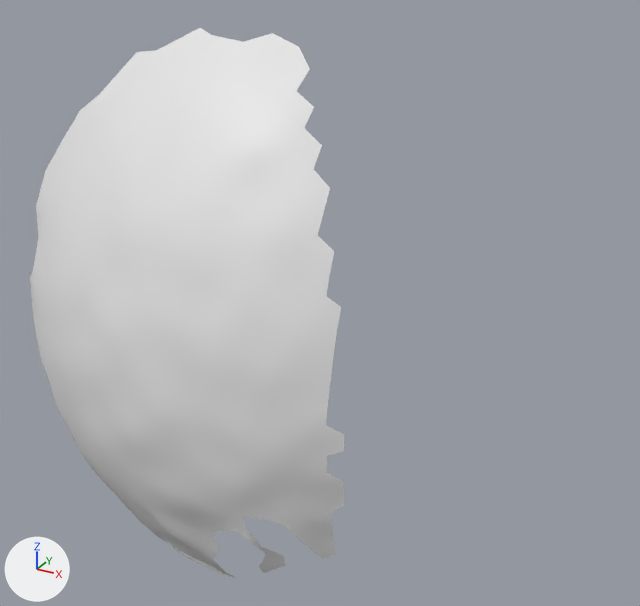
The OBJ model res/final/onecam_fullvolume/05/cleanedup/FullVolium.000170.obj: old version first, new version second.
The view is the same before and after, from a 50 mm lens placed at (-130.6, 18.6, -75.0), pointed at (-211.5, 165.7, -148.6). Lighting does not change. The marker at lower left points along +X, +Y and +Z. Where no turn or scale is listed for an object, it has been applied to the vertices.

The older version as bpy lines, for what is in view:
```python
me_fullvolium_000170 = bpy.data.meshes.new('FullVolium.000170')
me_fullvolium_000170.from_pydata(...)  # 840 vertices, 1564 faces; spans x -286.9..-190.1, y 127.6..167.7, z -219.1..-95.1
ob_fullvolium_000170 = bpy.data.objects.new('FullVolium.000170', me_fullvolium_000170)
ob_fullvolium_000170.location = (0.0, 0.0, 0.0)
```
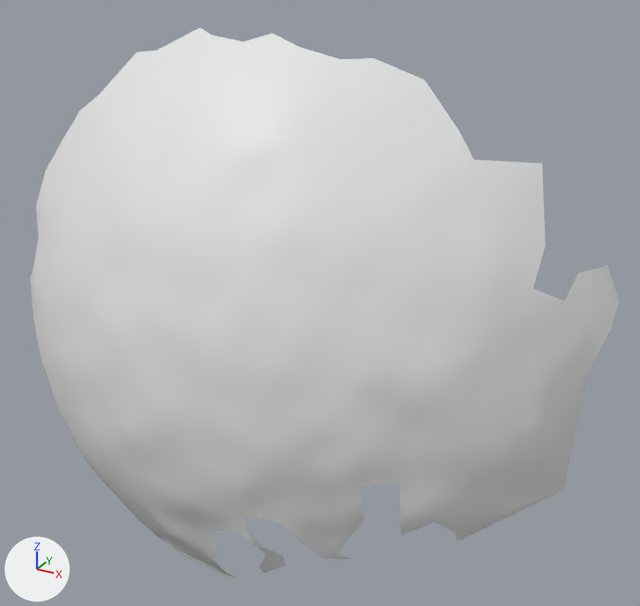
Changed parts and their boxes (x1, y1, x2, y2) in the pictures (640 x 606 px):
```json
{"object": "FullVolium.000170", "change": "reshaped", "before": [29, 28, 344, 578], "after": [29, 28, 619, 578], "on screen": "87% wider"}
{"part": 1, "of": "me_fullvolium_000170", "change": "added", "after": [297, 47, 619, 559]}
```

Scene script edits in JSON lines:
```json
{"block": "me_fullvolium_000170", "where": "# used by ob_fullvolium_000170; location = (0.0, 0.0, 0.0)"}
{"op": "remove", "block": "me_fullvolium_000170", "code": "me_fullvolium_000170.from_pydata(...)  # 840 vertices, 1564 faces; spans x -286.9..-190.1, y 127.6..167.7, z -219.1..-95.1"}
{"op": "add", "block": "me_fullvolium_000170", "code": "me_fullvolium_000170.from_pydata(...)  # 1056 vertices, 1998 faces; spans x -286.9..-154.8, y 127.6..185.0, z -219.1..-95.1"}
{"block": "me_fullvolium_000170", "change": "me_fullvolium_000170 part 1"}
{"block": "me_fullvolium_000170", "change": "216 vertices are added at x -205.6..-154.8, y 135.2..185.0, z -189.8..-98.4"}
{"block": "me_fullvolium_000170", "change": "434 new faces join them"}
```
